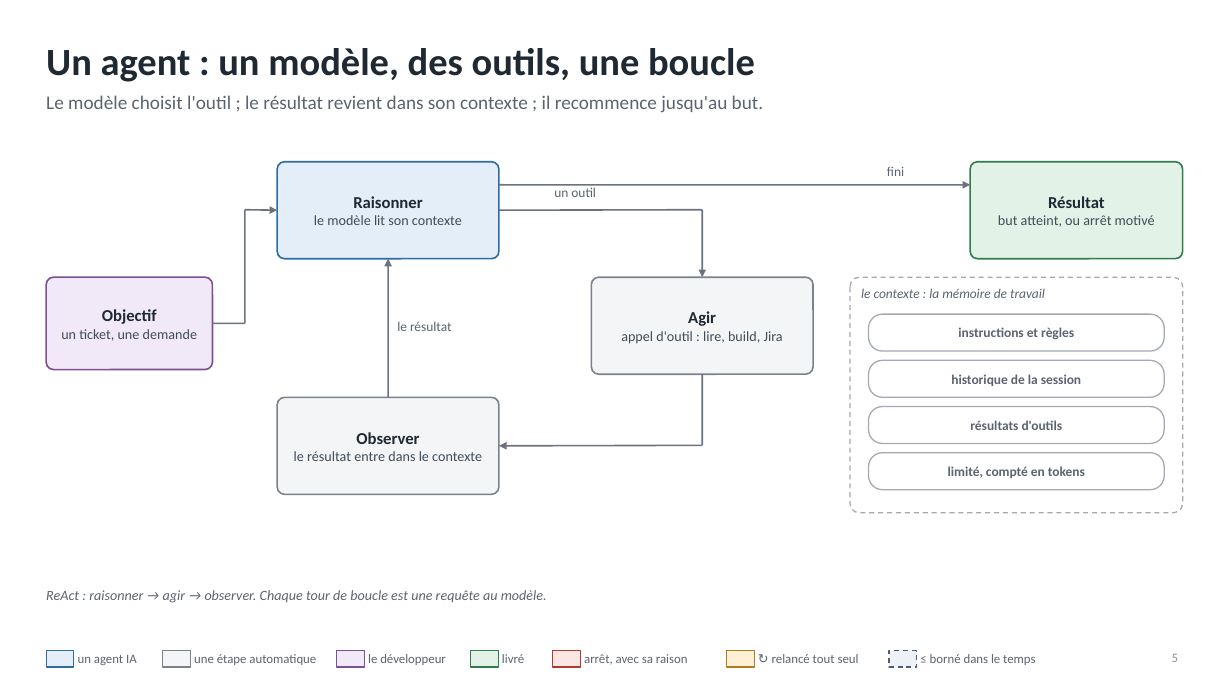
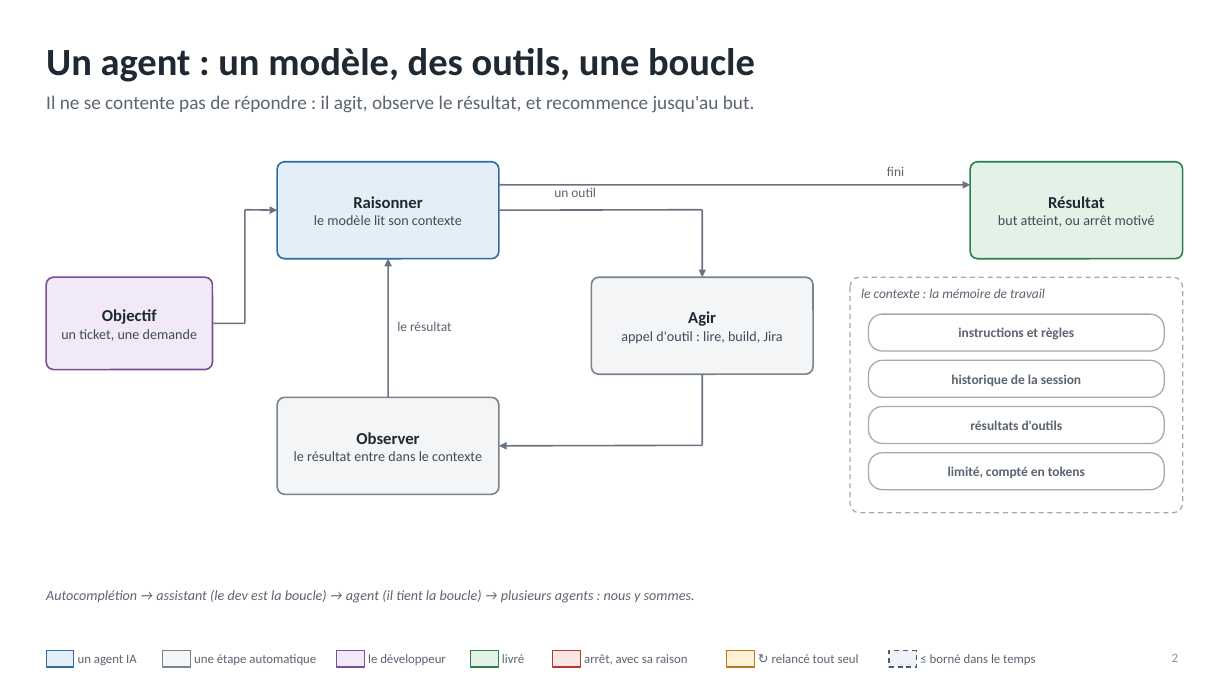
Before and after one commit to RabieDerouiche/OpenRDCode, a slide deck: slide 2 of opencode-v2/docs/presentation-tech-leads.pptx (slide 5 before the commit). Drawn at 1232x693 pixels with LibreOffice and Linux fonts; fonts in the diff are those of the drawing. Boxes give left, top, right and bottom in pixels: in the first picture for what was removed or moved away, otherwise in the second. Text is boxed around its words. In the diff, an @@ line names an element or a change of style, - is before the commit and + after.

```diff
--- a/opencode-v2/docs/presentation-tech-leads.pptx
+++ b/opencode-v2/docs/presentation-tech-leads.pptx
@@ text at (46,95,754,113): text changed @@
-Le modèle choisit l'outil ; le résultat revient dans son contexte ; il recommence jusqu'au but.
+Il ne se contente pas de répondre : il agit, observe le résultat, et recommence jusqu'au but.
@@ text at (46,590,695,603): text changed @@
-ReAct : raisonner → agir → observer. Chaque tour de boucle est une requête au modèle.
+Autocomplétion → assistant (le dev est la boucle) → agent (il tient la boucle) → plusieurs agents : nous y sommes.
@@ page number at (1172,654,1178,662): text changed @@
-5
+2
```
Also in this commit, not shown: 6 other slides changed, 1 slide added, 17 slides removed, 3 other files.
